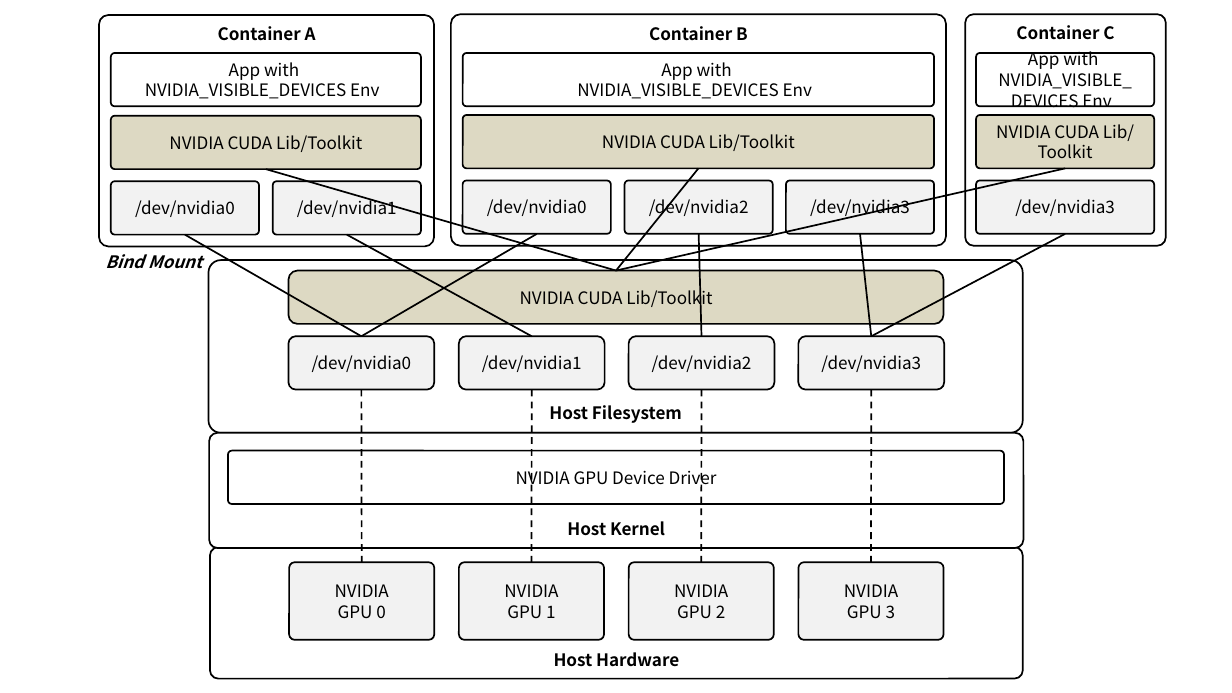
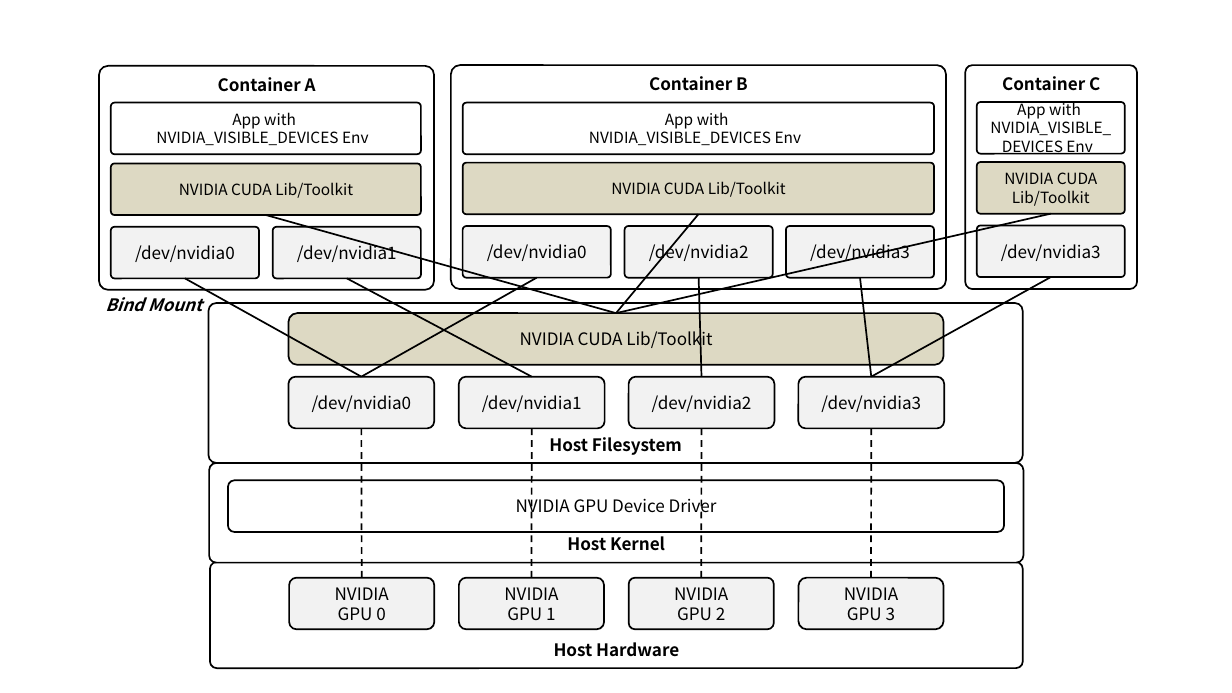
Before and after one commit to ssup2/blog-software, a slide deck: slide 1 of content/docs/theory-analysis/container-nvidia-gpu/images/images.pptx. Drawn at 1232x693 pixels with LibreOffice and Linux fonts; fonts in the diff are those of the drawing. Boxes give left, top, right and bottom in pixels: in the first picture for what was removed or moved away, otherwise in the second. Text is boxed around its words. In the diff, an @@ line names an element or a change of style, - is before the commit and + after.

```diff
--- a/content/docs/theory-analysis/container-nvidia-gpu/images/images.pptx
+++ b/content/docs/theory-analysis/container-nvidia-gpu/images/images.pptx
@@ rounded rectangle "Container A": place and size @@
-rounded rectangle "Container A" at [99, 15, 434, 246]
+rounded rectangle "Container A" at [99, 65, 434, 290]
@@ rounded rectangle "Container B": place and size @@
-rounded rectangle "Container B" at [451, 15, 946, 246]
+rounded rectangle "Container B" at [451, 65, 946, 290]
@@ rounded rectangle "Container C": place and size @@
-rounded rectangle "Container C" at [965, 15, 1165, 246]
+rounded rectangle "Container C" at [965, 65, 1136, 290]
@@ 4 rounded rectangles: place and size @@
-4 rounded rectangles at [111, 53, 935, 169]
+4 rounded rectangles at [111, 102, 935, 216]
@@ size 10 to 9 pt in 6 elements at [463, 163, 935, 214], [111, 164, 421, 216], [463, 102, 935, 154], [111, 102, 421, 154], [977, 163, 1125, 214], [977, 102, 1125, 154] @@
@@ rounded rectangle "App with": place and size @@
-rounded rectangle "App with" at [976, 53, 1154, 106]
+rounded rectangle "App with" at [977, 102, 1125, 154]
@@ rounded rectangle "NVIDIA CUDA Lib/Toolkit": place and size @@
-rounded rectangle "NVIDIA CUDA Lib/Toolkit" at [976, 115, 1154, 168]
+rounded rectangle "NVIDIA CUDA Lib/Toolkit" at [977, 163, 1125, 214]
@@ line moved from (266, 169) - (616, 271) to (266, 216) - (616, 313) @@
@@ 6 lines, 5 rounded rectangles, 1 text: place and size @@
-6 lines, 5 rounded rectangles, 1 text at [105, 169, 934, 336]
+6 lines, 5 rounded rectangles, 1 text at [105, 214, 934, 377]
@@ line moved from (1066, 169) - (616, 271) to (1051, 213) - (616, 313) @@
@@ rounded rectangle "/dev/nvidia3": place and size @@
-rounded rectangle "/dev/nvidia3" at [976, 181, 1154, 234]
+rounded rectangle "/dev/nvidia3" at [977, 225, 1125, 277]
@@ line moved from (1066, 234) - (871, 336) to (1051, 277) - (871, 377) @@
@@ proportions changed in 6 elements at [290, 578, 435, 630], [458, 578, 604, 630], [628, 578, 774, 630], [798, 578, 944, 630], [228, 480, 1004, 532], [208, 303, 1023, 463] @@
@@ rounded rectangle "Host Filesystem": place and size @@
-rounded rectangle "Host Filesystem" at [208, 260, 1023, 432]
+rounded rectangle "Host Filesystem" at [208, 303, 1023, 463]
@@ 5 rounded rectangles: place and size @@
-5 rounded rectangles at [288, 271, 944, 389]
+5 rounded rectangles at [288, 313, 944, 429]
@@ line moved from (361, 389) - (362, 562) to (361, 429) - (362, 578) @@
@@ line moved from (532, 389) - (531, 562) to (532, 429) - (531, 578) @@
@@ line moved from (701, 389) - (701, 562) to (701, 429) - (701, 578) @@
@@ line moved from (871, 389) - (871, 562) to (871, 429) - (871, 578) @@
@@ rounded rectangle "Host Kernel": place and size @@
-rounded rectangle "Host Kernel" at [209, 432, 1024, 548]
+rounded rectangle "Host Kernel" at [209, 463, 1024, 563]
@@ rounded rectangle "NVIDIA GPU Device Driver": place and size @@
-rounded rectangle "NVIDIA GPU Device Driver" at [228, 451, 1004, 504]
+rounded rectangle "NVIDIA GPU Device Driver" at [228, 480, 1004, 532]
@@ rounded rectangle "Host Hardware": place and size @@
-rounded rectangle "Host Hardware" at [209, 547, 1023, 679]
+rounded rectangle "Host Hardware" at [209, 562, 1023, 668]
@@ rounded rectangle "NVIDIA": place and size @@
-rounded rectangle "NVIDIA" at [290, 562, 435, 639]
+rounded rectangle "NVIDIA" at [290, 578, 435, 630]
@@ rounded rectangle "NVIDIA": place and size @@
-rounded rectangle "NVIDIA" at [458, 562, 604, 639]
+rounded rectangle "NVIDIA" at [458, 578, 604, 630]
@@ rounded rectangle "NVIDIA": place and size @@
-rounded rectangle "NVIDIA" at [628, 562, 774, 639]
+rounded rectangle "NVIDIA" at [628, 578, 774, 630]
@@ rounded rectangle "NVIDIA": place and size @@
-rounded rectangle "NVIDIA" at [798, 562, 944, 639]
+rounded rectangle "NVIDIA" at [798, 578, 944, 630]
```
Also in this commit, not shown: 4 other files.
